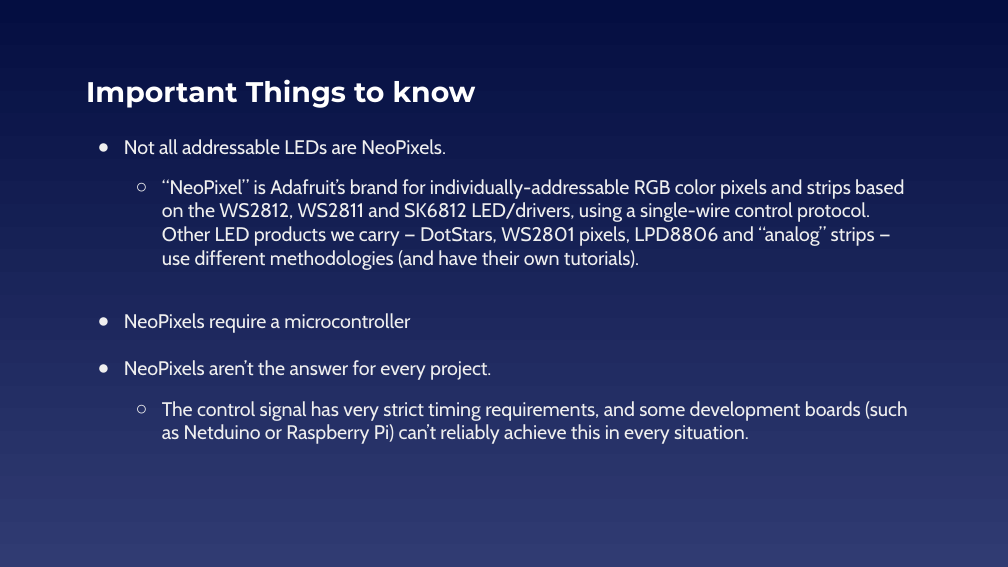
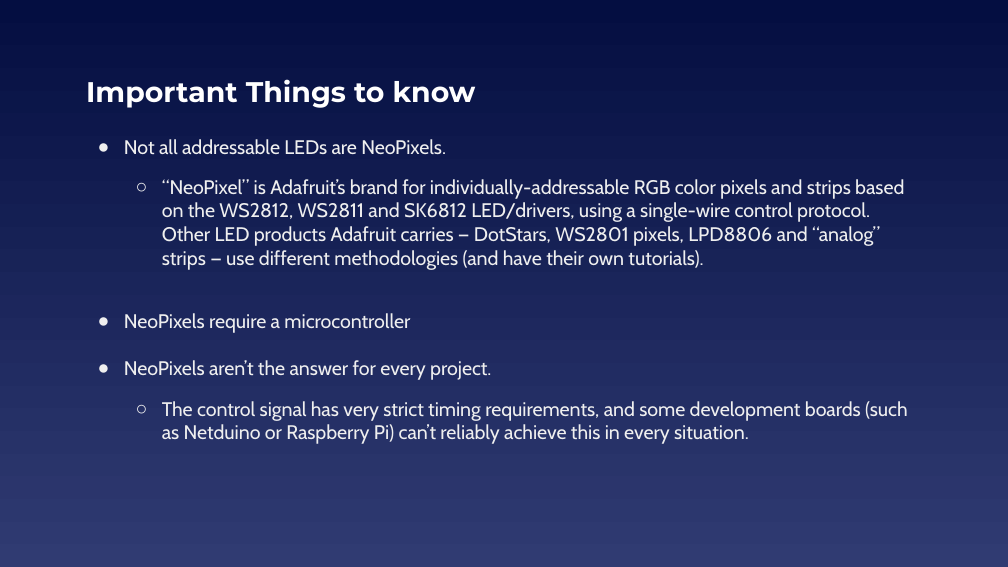
Before and after one commit to EELabMan/NeoPixels, a slide deck: slide 4 of NeoPixels.pptx. Drawn at 1008x567 pixels with LibreOffice and Linux fonts; fonts in the diff are those of the drawing. Boxes give left, top, right and bottom in pixels: in the first picture for what was removed or moved away, otherwise in the second. Text is boxed around its words. In the diff, an @@ line names an element or a change of style, - is before the commit and + after.

```diff
--- a/NeoPixels.pptx
+++ b/NeoPixels.pptx
@@ text at (162,179,904,270): text changed @@
-  ○ “NeoPixel” is Adafruit’s brand for individually-addressable RGB color pixels and strips based on the WS2812, WS2811 and SK6812 LED/drivers, using a single-wire control protocol. Other LED products we carry — DotStars, WS2801 pixels, LPD8806 and “analog” strips — use different methodologies (and have their own tutorials).
+  ○ “NeoPixel” is Adafruit’s brand for individually-addressable RGB color pixels and strips based on the WS2812, WS2811 and SK6812 LED/drivers, using a single-wire control protocol. Other LED products Adafruit carries — DotStars, WS2801 pixels, LPD8806 and “analog” strips — use different methodologies (and have their own tutorials).
```
Also in this commit, not shown: 3 other slides changed, 9 slides added, 1 slide removed.
